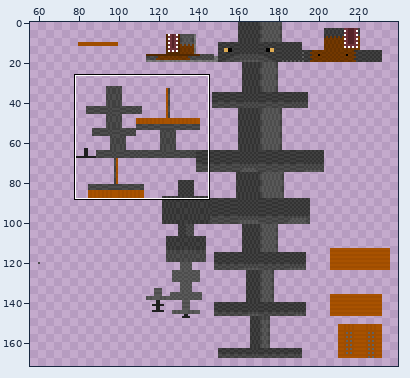
Sprite sheet, stored at resources/textures/entity/utahraptor/utahraptor 3.png. Above: a wide view before the commit, with the close-up outlined.
Close-up. Before:
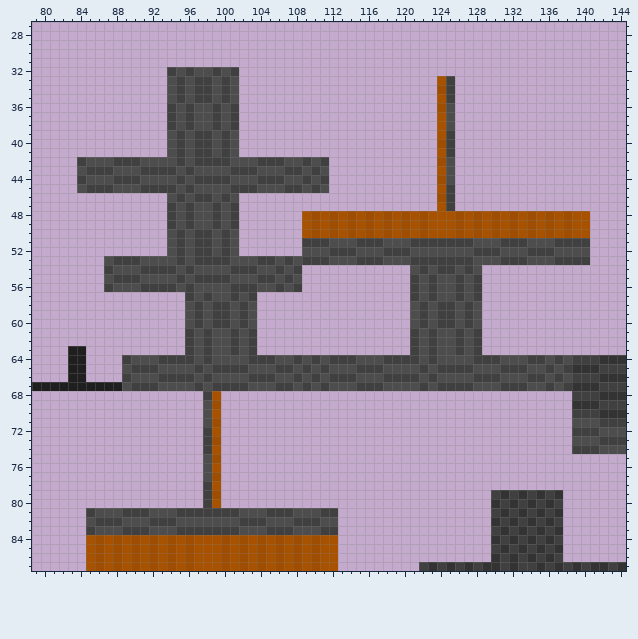
The file is 256x256 pixels. Colours within 5 levels of each other are drawn and written as one. Shown: x 79..144, y 27..87. The wide view leaves out empty margins.
After the commit:
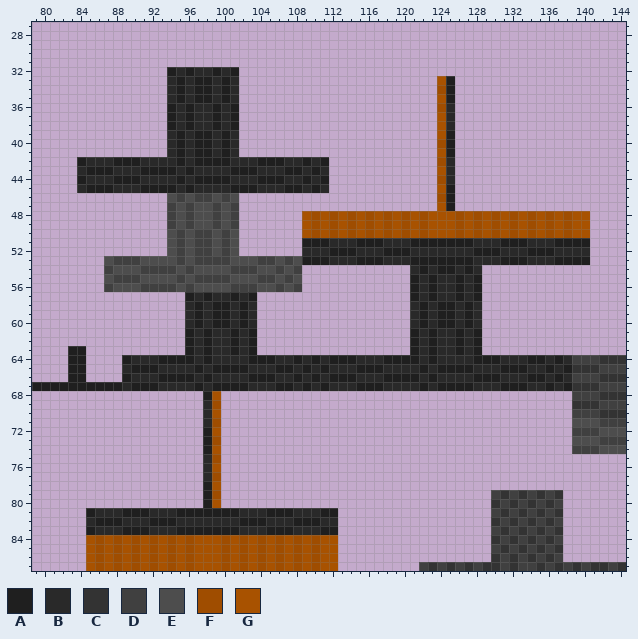
Palette (. is transparent): A #1f1f1f  B #292929  C #333333  D #404040  E #4d4d4d  F #9f4d00  G #a85200
Diff:
Changed rows in their new state; - is an unchanged pixel.
first column x 84:
32 ----------ABABBABA------------------------
33 ----------BABAABAB-----------------------A
34 ----------BABAABAB-----------------------A
35 ----------BABAABAB-----------------------A
36 ----------ABABBABA-----------------------B
37 ----------ABABBABA-----------------------B
38 ----------ABABBABA-----------------------B
39 ----------BABAABAB-----------------------A
40 ----------BABAABAB-----------------------A
41 ----------BABAABAB-----------------------A
42 ABBBAAABBBBABAAAABBBAAABBABA-------------B
43 BAAABBBAAAABABBBBAAABBBAABAB-------------B
44 ABBBAAABBBBABAAAABBBAAABBABA-------------B
45 BAAABBBAAAABABBBBAAABBBAABAB-------------A
46 -----------------------------------------A
47 -----------------------------------------A
first column x 85:
51 ------------------------AAABBBAAABBBAAAAAAABBBAAABBBAAAA
52 ------------------------BBBAAABBBAAABBBBBBBAAABBBAAABBBB
53 ------------------------AAABBBAAABBBAAAAAAABBBAAABBBAAAA
54 ------------------------------------BABAABAB------------
55 ------------------------------------ABABBABA------------
56 ------------------------------------ABABBABA------------
57 -----------ABABBABA-----------------ABABBABA------------
58 -----------BABAABAB-----------------BABAABAB------------
59 -----------BABAABAB-----------------BABAABAB------------
60 -----------BABAABAB-----------------BABAABAB------------
61 -----------ABABBABA-----------------ABABBABA------------
62 -----------ABABBABA-----------------ABABBABA------------
63 -----------ABABBABA-----------------ABABBABA------------
64 ----ABBBAAAABABBBBAAABBABABAAABBBAAAABABBBBAAABBBAABAB--
65 ----BAAABBBBABAAAABBBAABABABBBAAABBBBABAAAABBBAAABBABA--
66 ----ABBBAAAABABBBBAAABBABABAAABBBAAAABABBBBAAABBBAABAB--
67 ----BAAABBBBABAAAABBBAABABABBBAAABBBBABAAAABBBAAABBABA--
68 -------------A------------------------------------------
69 -------------B------------------------------------------
70 -------------B------------------------------------------
71 -------------B------------------------------------------
72 -------------A------------------------------------------
73 -------------A------------------------------------------
74 -------------A------------------------------------------
75 -------------B------------------------------------------
76 -------------B------------------------------------------
77 -------------B------------------------------------------
78 -------------A------------------------------------------
79 -------------A------------------------------------------
80 -------------A------------------------------------------
81 ABBBAAABBBAAAAAAABBBAAABBBAA----------------------------
82 BAAABBBAAABBBBBBBAAABBBAAABB----------------------------
83 ABBBAAABBBAAAAAAABBBAAABBBAA----------------------------
Boxes around the changes in both close-ups, in picture pixels (x1, y1, x2, y2):
changed: (77, 67, 329, 193)
changed: (446, 76, 455, 211)
changed: (86, 238, 590, 535)
